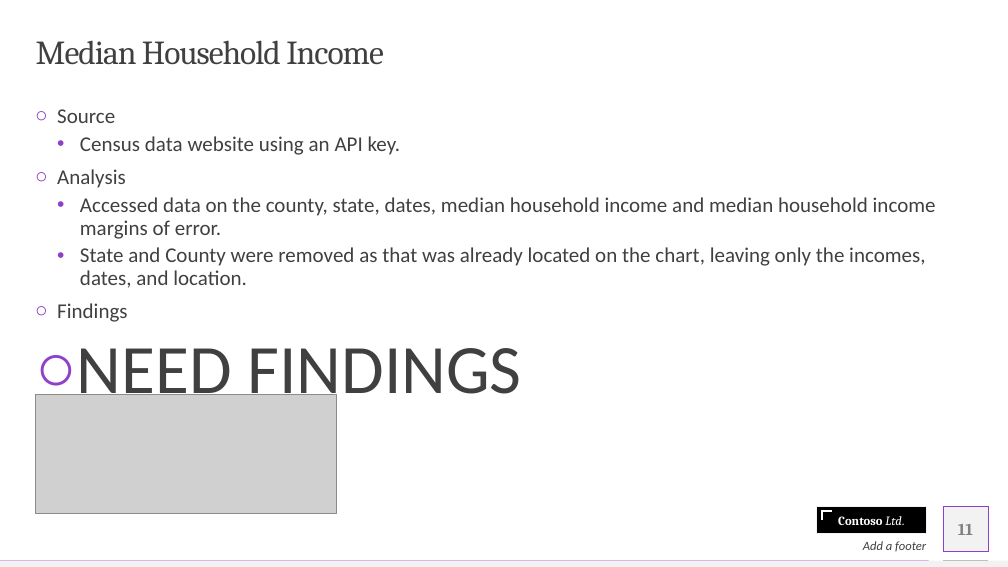
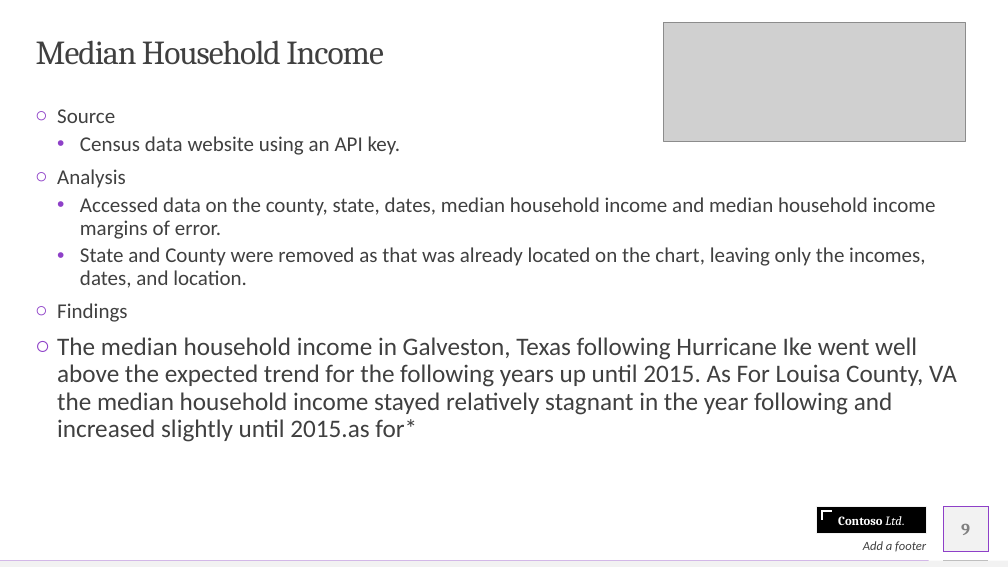
Before and after one commit to olegmrnv/crime_correlations, a slide deck: slide 9 of reports/Natural Disasters.pptx (slide 11 before the commit). Drawn at 1008x567 pixels with LibreOffice and Linux fonts; fonts in the diff are those of the drawing; grey boxes stand for pictures. Boxes give left, top, right and bottom in pixels: in the first picture for what was removed or moved away, otherwise in the second. Text is boxed around its words. In the diff, an @@ line names an element or a change of style, - is before the commit and + after.

```diff
--- a/reports/Natural Disasters.pptx
+++ b/reports/Natural Disasters.pptx
@@ picture: place and size @@
-picture at bbox=[35, 395, 337, 513]
+picture at bbox=[664, 23, 966, 141]
@@ text at bbox=[57, 337, 957, 442]: text changed; size 66 to 24 pt @@
-○ NEED FINDINGS
+○ The median household income in Galveston, Texas following Hurricane Ike went well above the expected trend for the following years up until 2015. As For Louisa County, VA the median household income stayed relatively stagnant in the year following and increased slightly until 2015.as for*
@@ page number at bbox=[961, 524, 970, 535]: text changed @@
-11
+9
```
Also in this commit, not shown: 5 other slides changed, 2 slides removed, 9 other files.
